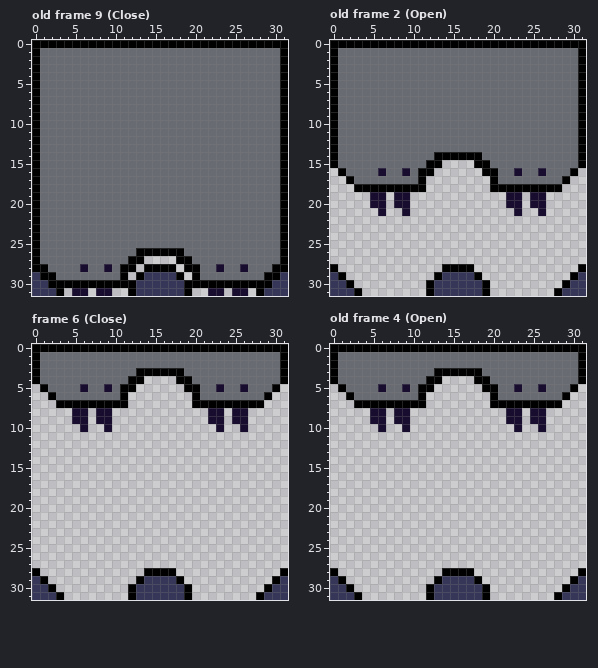
Pixel-art file -- assets/door.aseprite. Above is the file before it was changed.
32x32 pixels, 9 frames. Shown: old frame 9 (Close), old frame 2 (Open), frame 6 (Close), old frame 4 (Open). The commit also changed other frames, which this record leaves out.
The same view after the edit:
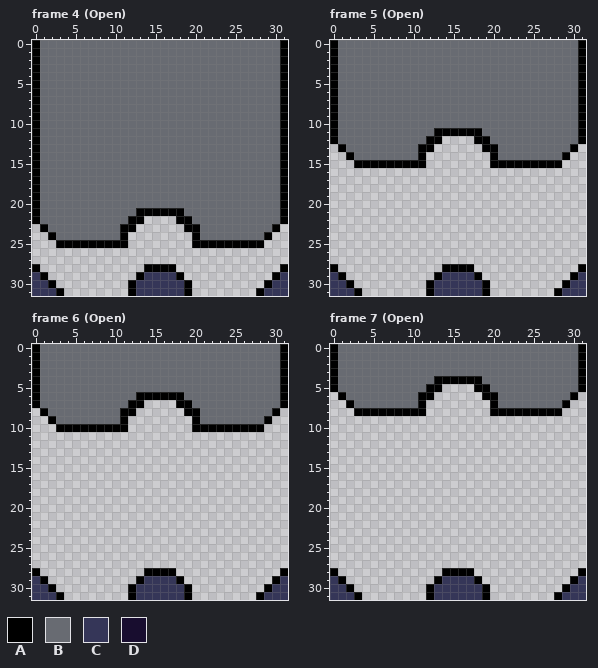
Palette (. is transparent): A #000000  B #686b72  C #353658  D #180d2f
A new or re-ordered frame is compared with the old frame closest to it.
The exact change:
layer "Layer 3" removed
frames re-ordered
Frame 4 (Open) against old frame 9 (Close):
y 0: x 1..30 AAAAAAAAAAAAAAAAAAAAAAAAAAAAAA -> BBBBBBBBBBBBBBBBBBBBBBBBBBBBBB
y 21: x 13..18 BBBBBB -> AAAAAA
y 22: x 12..19 BBBBBBBB -> AA....AA
y 23: x 0..1 AB -> .A; x 11..20 BBBBBBBBBB -> AA......AA; x 30..31 BA -> A.
y 24: x 0..2 ABB -> ..A; x 11..20 BBBBBBBBBB -> A........A; x 29..31 BBA -> A..
y 25: x 0..31 ABBBBBBBBBBBBBBBBBBBBBBBBBBBBBBA -> ...AAAAAAAAA........AAAAAAAAA...
y 26: x 0..31 ABBBBBBBBBBBBAAAAAABBBBBBBBBBBBA -> ................................
y 27: x 0..13 ABBBBBBBBBBBAA -> ..............; x 18..31 AABBBBBBBBBBBA -> ..............
y 28: x 1..12 ABBBBDBBDBAA -> ............; x 19..30 AABBDBBDBBBA -> ............
y 29: x 2..11 ABBBBBBBBA -> ..........; x 20..29 ABBBBBBBBA -> ..........
y 30: x 3..11 AAAAAAAAA -> .........; x 20..28 AAAAAAAAA -> .........
y 31: x 5..6 DD -> ..; x 8..9 DD -> ..; x 22..23 DD -> ..; x 25..26 DD -> ..
Frame 5 (Open) against old frame 2 (Open):
y 0: x 1..30 AAAAAAAAAAAAAAAAAAAAAAAAAAAAAA -> BBBBBBBBBBBBBBBBBBBBBBBBBBBBBB
y 11: x 13..18 BBBBBB -> AAAAAA
y 12: x 12..19 BBBBBBBB -> AA....AA
y 13: x 0..1 AB -> .A; x 11..20 BBBBBBBBBB -> AA......AA; x 30..31 BA -> A.
y 14: x 0..2 ABB -> ..A; x 11..20 BBAAAAAABB -> A........A; x 29..31 BBA -> A..
y 15: x 0..13 ABBBBBBBBBBBAA -> ...AAAAAAAAA..; x 18..31 AABBBBBBBBBBBA -> ..AAAAAAAAA...
y 16: x 1..12 ABBBBDBBDBAA -> ............; x 19..30 AABBDBBDBBBA -> ............
y 17: x 2..11 ABBBBBBBBA -> ..........; x 20..29 ABBBBBBBBA -> ..........
y 18: x 3..11 AAAAAAAAA -> .........; x 20..28 AAAAAAAAA -> .........
y 19..20: x 5..6 DD -> ..; x 8..9 DD -> ..; x 22..23 DD -> ..; x 25..26 DD -> ..
y 21: x 6 D -> .; x 9 D -> .; x 23 D -> .; x 26 D -> .
Frame 6 (Open):
y 0: x 1..30 AAAAAAAAAAAAAAAAAAAAAAAAAAAAAA -> BBBBBBBBBBBBBBBBBBBBBBBBBBBBBB
y 3: x 13..18 AAAAAA -> BBBBBB
y 4: x 12..19 AA....AA -> BBBBBBBB
y 5: x 0..1 .A -> AB; x 6 D -> B; x 9 D -> B; x 11..20 AA......AA -> BBBBBBBBBB; x 23 D -> B; x 26 D -> B; x 30..31 A. -> BA
y 6: x 0..2 ..A -> ABB; x 11..20 A........A -> BBAAAAAABB; x 29..31 A.. -> BBA
y 7: x 0..13 ...AAAAAAAAA.. -> ABBBBBBBBBBBAA; x 18..31 ..AAAAAAAAA... -> AABBBBBBBBBBBA
y 8: x 1..12 ....DD.DD... -> ABBBBBBBBBAA; x 19..30 ...DD.DD.... -> AABBBBBBBBBA
y 9: x 2..11 ...DD.DD.. -> ABBBBBBBBA; x 20..29 ..DD.DD... -> ABBBBBBBBA
y 10: x 3..11 ...D..D.. -> AAAAAAAAA; x 20..28 ...D..D.. -> AAAAAAAAA
Frame 7 (Open) against old frame 4 (Open):
y 0: x 1..30 AAAAAAAAAAAAAAAAAAAAAAAAAAAAAA -> BBBBBBBBBBBBBBBBBBBBBBBBBBBBBB
y 3: x 13..18 AAAAAA -> BBBBBB
y 4: x 12 A -> B; x 14..17 .... -> AAAA; x 19 A -> B
y 5: x 0..1 .A -> AB; x 6 D -> B; x 9 D -> B; x 11 A -> B; x 13 . -> A; x 18 . -> A; x 20 A -> B; x 23 D -> B; x 26 D -> B; x 30..31 A. -> BA
y 6: x 1..2 .A -> AB; x 12 . -> A; x 19 . -> A; x 29..30 A. -> BA
y 7: x 2..10 .AAAAAAAA -> ABBBBBBBB; x 21..29 AAAAAAAA. -> BBBBBBBBA
y 8: x 3..11 ..DD.DD.. -> AAAAAAAAA; x 20..28 ..DD.DD.. -> AAAAAAAAA
y 9: x 5..6 DD -> ..; x 8..9 DD -> ..; x 22..23 DD -> ..; x 25..26 DD -> ..
y 10: x 6 D -> .; x 9 D -> .; x 23 D -> .; x 26 D -> .
Boxes around the changes in both pictures, in picture pixels (x1, y1, x2, y2):
changed: (40, 40, 280, 48)
changed: (32, 208, 288, 296)
changed: (338, 40, 578, 48)
changed: (330, 128, 586, 216)
changed: (32, 344, 288, 432)
changed: (330, 344, 586, 432)
